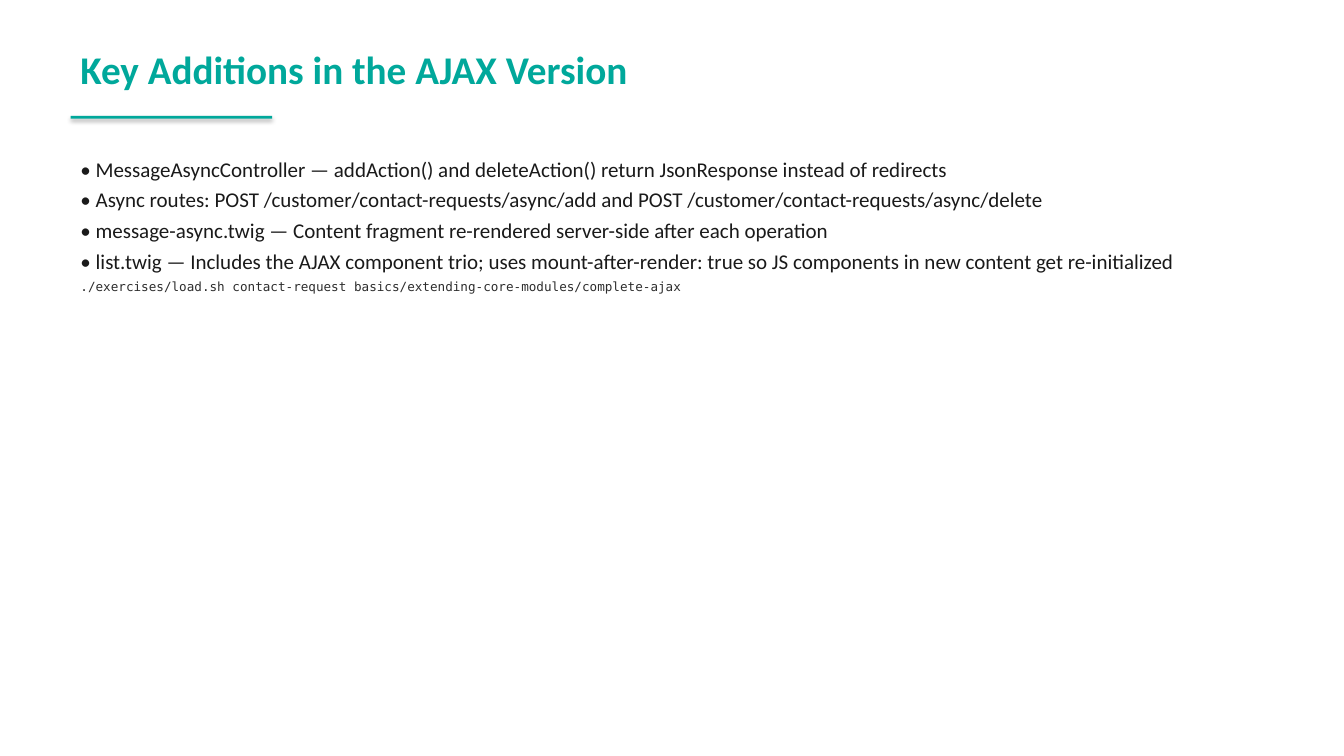
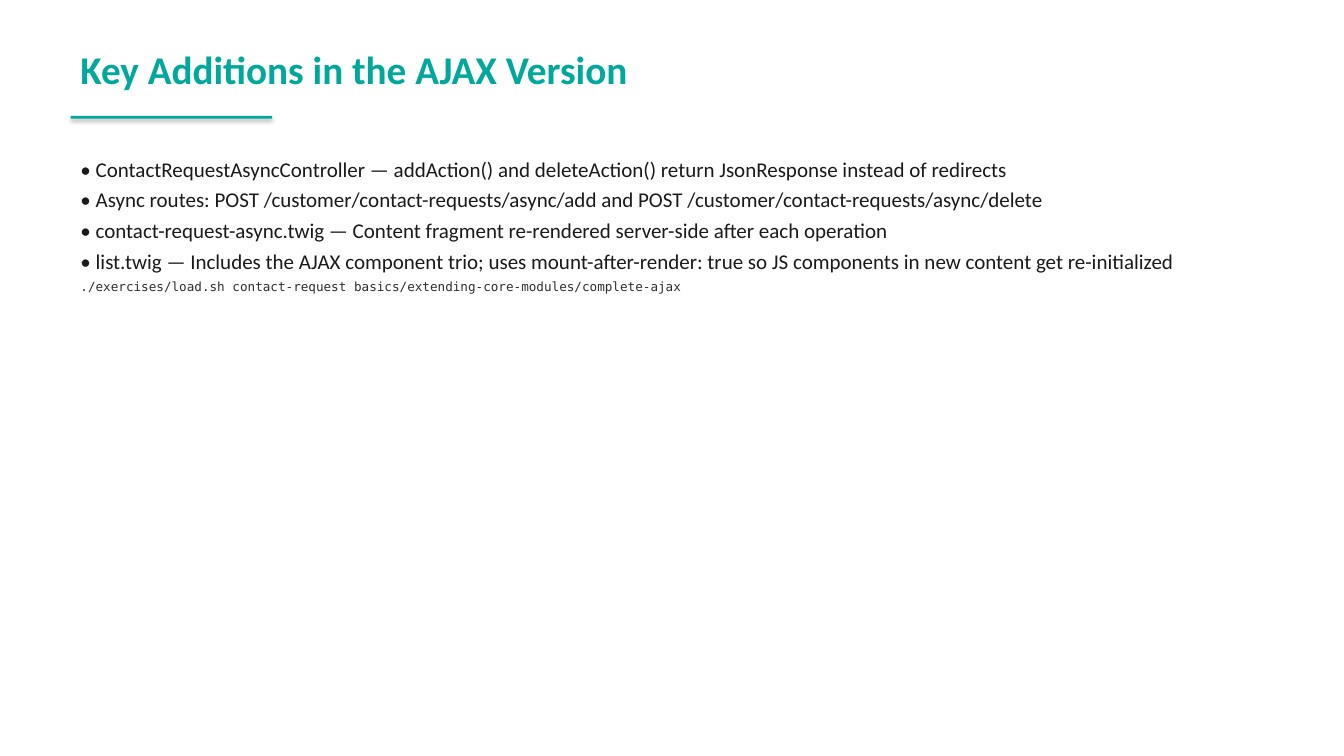
Before and after one commit to spryker-academy/instructor-exercises, a slide deck: slide 197 of guides-pptx/spryker-academy-fundamental.pptx. Drawn at 1344x756 pixels with LibreOffice and Linux fonts; fonts in the diff are those of the drawing. Boxes give left, top, right and bottom in pixels: in the first picture for what was removed or moved away, otherwise in the second. Text is boxed around its words. In the diff, an @@ line names an element or a change of style, - is before the commit and + after.

```diff
--- a/guides-pptx/spryker-academy-fundamental.pptx
+++ b/guides-pptx/spryker-academy-fundamental.pptx
@@ text at bbox=[96, 162, 1007, 181]: text changed @@
-• MessageAsyncController — addAction() and deleteAction() return JsonResponse instead of redirects
+• ContactRequestAsyncController — addAction() and deleteAction() return JsonResponse instead of redirects
@@ text at bbox=[96, 223, 887, 242]: text changed @@
-• message-async.twig — Content fragment re-rendered server-side after each operation
+• contact-request-async.twig — Content fragment re-rendered server-side after each operation
```
Also in this commit, not shown: 22 other slides changed, 2 other files.
